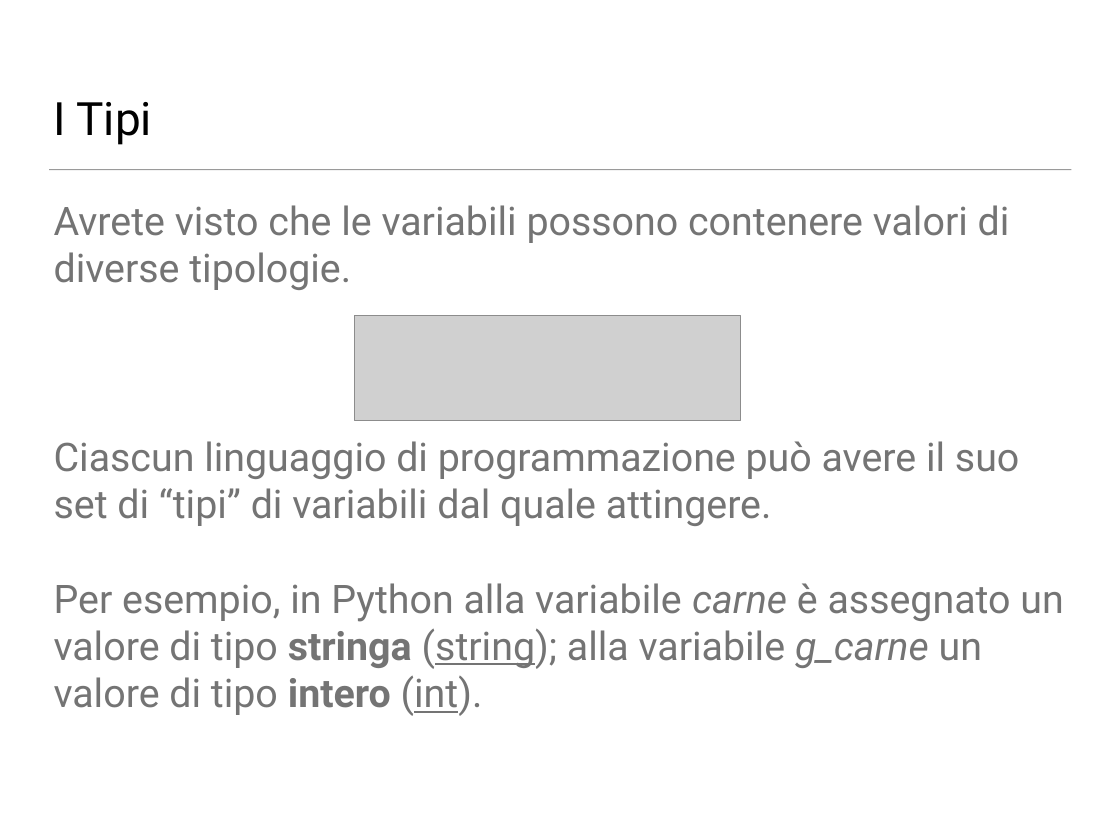
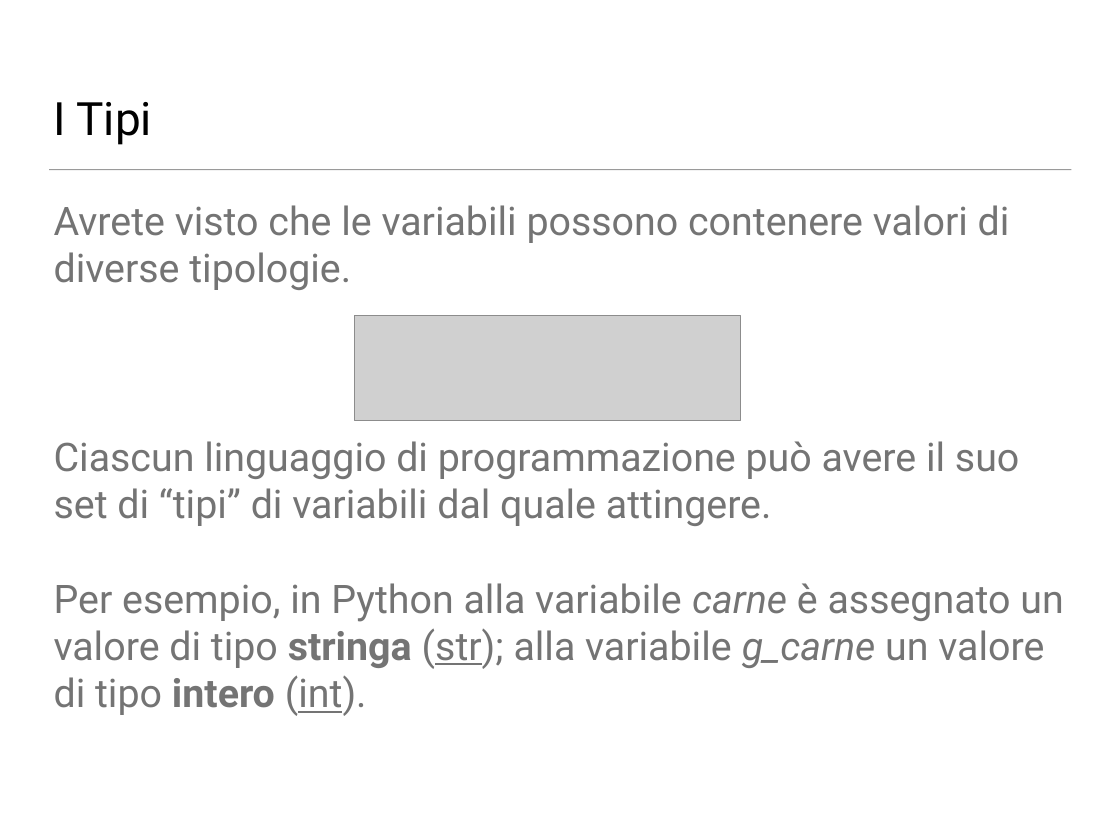
Before and after one commit to NicolaGrego2001/NicolaGrego2001, a slide deck: slide 19 of logica.odp (slide 18 before the commit). Drawn at 1120x840 pixels with LibreOffice and Linux fonts; fonts in the diff are those of the drawing; grey boxes stand for pictures; background and template pictures are left out. Boxes give left, top, right and bottom in pixels: in the first picture for what was removed or moved away, otherwise in the second. Text is boxed around its words. In the diff, an @@ line names an element or a change of style, - is before the commit and + after.

```diff
--- a/logica.odp
+++ b/logica.odp
@@ text at box(54, 583, 1063, 716): text changed @@
-Per esempio, in Python alla variabile carne è assegnato un valore di tipo stringa (string); alla variabile g_carne un valore di tipo intero (int).
+Per esempio, in Python alla variabile carne è assegnato un valore di tipo stringa (str); alla variabile g_carne un valore di tipo intero (int).
```
Also in this commit, not shown: 8 other slides changed, 1 slide added, 2 slides removed, 1 other file.
